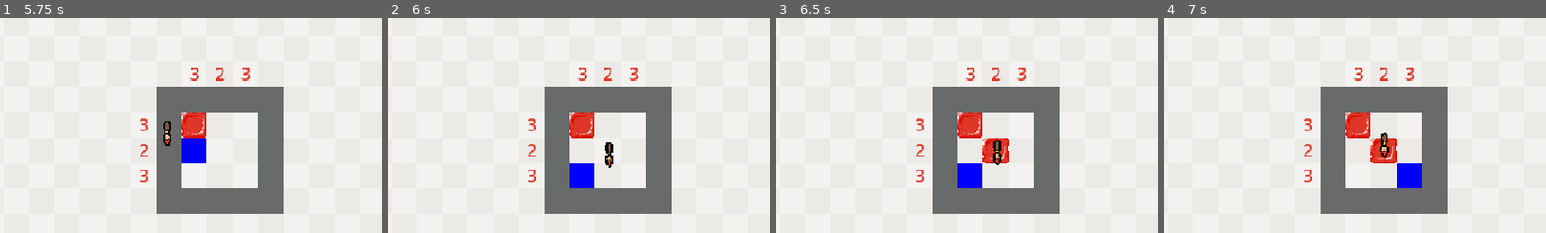
Above: before the commit, frames 1-4 (left to right).
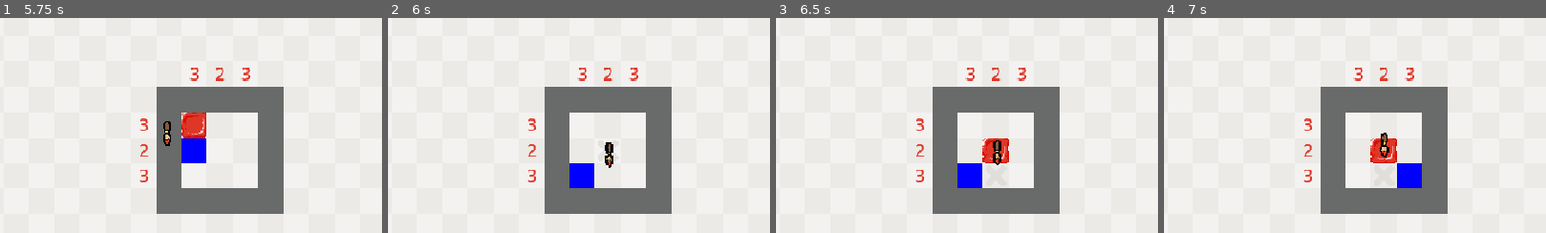
Above: after the commit, the same moments.

Repository: btoosey/Godot-Wild-Jam-99
Game: Godot game, scene res://scenes/levels/level002.tscn
The game is run twice, just before and just after one commit, with the same random seed, the same clock (stepped at 60 frames per second) and the same inputs. This scene is started directly instead of the project's main scene.
Inputs (mouse positions are % of the whole screen's width and height, from its top left):
- Up to frame 1 (5.75 s): click "Red" at 0.5 s; tap Enter at 1.25, 2.75 s; move the mouse to (72, 45) at 1.27 s; press the mouse at (72, 45) at 1.28 s; hold D (player_right) 1.28-2.03 s; tap Space (toggle_combine) at 2, 3.6 s; move the mouse to (30, 55) at 2.02 s; release the mouse at (30, 55) at 2.03 s; hold S (player_down) 2.03-2.78 s; right-click (30, 55) at 2.1 s; click (30, 55) at 2.3 s; move the mouse to (60, 28) at 2.77 s; press the mouse at (60, 28) at 2.78 s; hold D (player_right) 2.78-3.53 s; move the mouse to (45, 70) at 3.52 s; release the mouse at (45, 70) at 3.53 s; hold W (player_up) 3.53-4.28 s; click (45, 70) at 3.8 s; move the mouse to (80, 65) at 4.27 s; hold Q (undo) 4.28-5.03 s; hold A (player_left) from 4.28 s (still down); click (80, 65) at 4.55 s; move the mouse to (20, 35) at 5.02 s; click (20, 35) at 5.1 s
- Up to frame 2 (6 s): move the mouse to (55, 50) at 5.77 s; release A (player_left) at 5.78 s; hold S (player_down) from 5.78 s (still down); hold Right mouse button (erase) from 5.78 s (still down)
- Up to frame 3 (6.5 s): keep holding S (player_down); keep holding Right mouse button (erase); click (55, 50) at 6.05 s
- Up to frame 4 (7 s): tap Space (toggle_combine) at 6.5 s; move the mouse to (35, 25) at 6.52 s; release S (player_down) at 6.53 s; release Right mouse button (erase) at 6.53 s; hold D (player_right) from 6.53 s (still down); click (35, 25) at 6.6 s
The pictures show only the part of the screen within x 23-73%, y 20-70%; the shares and areas given below are measured in that part.

Frame 1 is identical in both runs. In frame 2, 0.8% of the frame differs, in the area x 47-54%, y 44-56%; in frame 3, 0.8%; in frame 4, 0.8%.
Error before the commit: Cannot call method 'erase_cell' on a null value. (res://scenes/paintbrush/paintbrush.gd:119)

Commit message:
ADD: blocker tilemap layers to all levels and blocker/wall hide on level complete

Diff:
--- a/scenes/levels/level002.tscn
+++ b/scenes/levels/level002.tscn
@@ -4,6 +4,7 @@
 [ext_resource type="Resource" uid="uid://bjicp235yatlp" path="res://data/levels/level002.tres" id="2_e0pkd"]
 [ext_resource type="Texture2D" uid="uid://dvabdun4d0cbo" path="res://assets/tilemaps/ground/ground.png" id="3_4xfq3"]
 [ext_resource type="Texture2D" uid="uid://cxj6v60nvfgg8" path="res://assets/tilemaps/walls/wall.png" id="4_x3nl6"]
+[ext_resource type="Texture2D" uid="uid://ia1n0hv4cwsd" path="res://assets/tilemaps/blocker/blocker.png" id="4_x81d1"]
 [ext_resource type="Texture2D" uid="uid://ckdspsqjtskfp" path="res://assets/tilemaps/paint/paint.png" id="5_oq0li"]
 [ext_resource type="PackedScene" uid="uid://clr7o1uy75b3p" path="res://scenes/player/player.tscn" id="6_qy45g"]
 [ext_resource type="PackedScene" uid="uid://bmi7nf3kdb3f7" path="res://scenes/paintbrush/paintbrush.tscn" id="7_3mb62"]
@@ -23,6 +24,15 @@
 tile_size = Vector2i(32, 32)
 sources/0 = SubResource("TileSetAtlasSource_yyfjg")
 
+[sub_resource type="TileSetAtlasSource" id="TileSetAtlasSource_4xfq3"]
+texture = ExtResource("4_x81d1")
+texture_region_size = Vector2i(32, 32)
+0:0/0 = 0
+
+[sub_resource type="TileSet" id="TileSet_x3nl6"]
+tile_size = Vector2i(32, 32)
+sources/0 = SubResource("TileSetAtlasSource_4xfq3")
+
 [sub_resource type="TileSetAtlasSource" id="TileSetAtlasSource_a8run"]
 texture = ExtResource("4_x3nl6")
 texture_region_size = Vector2i(32, 32)
@@ -59,6 +69,10 @@
 [node name="Ground" type="TileMapLayer" parent="Tilemaps" unique_id=1074902437]
 tile_map_data = PackedByteArray("AAAAAAAAAAABAAAAAAAAAAEAAAAAAAAAAAAAAAIAAAABAAAAAAAAAAMAAAAAAAAAAAAAAAQAAAABAAAAAAAAAA …(8848 unchanged characters)…
 tile_set = SubResource("TileSet_ow5a4")
+metadata/_edit_lock_ = true
+
+[node name="Blockers" type="TileMapLayer" parent="Tilemaps" unique_id=1637114446]
+tile_set = SubResource("TileSet_x3nl6")
 metadata/_edit_lock_ = true
 
 [node name="Walls" type="TileMapLayer" parent="Tilemaps" unique_id=1072392950]
--- a/scenes/levels/level003.tscn
+++ b/scenes/levels/level003.tscn
@@ -4,6 +4,7 @@
 [ext_resource type="Resource" uid="uid://dhv7dxwcuvwh1" path="res://data/levels/level003.tres" id="2_1ha5l"]
 [ext_resource type="Texture2D" uid="uid://dvabdun4d0cbo" path="res://assets/tilemaps/ground/ground.png" id="3_sqgx2"]
 [ext_resource type="Texture2D" uid="uid://cxj6v60nvfgg8" path="res://assets/tilemaps/walls/wall.png" id="4_hd6ip"]
+[ext_resource type="Texture2D" uid="uid://ia1n0hv4cwsd" path="res://assets/tilemaps/blocker/blocker.png" id="4_opanh"]
 [ext_resource type="Texture2D" uid="uid://ckdspsqjtskfp" path="res://assets/tilemaps/paint/paint.png" id="5_4ctfk"]
 [ext_resource type="PackedScene" uid="uid://clr7o1uy75b3p" path="res://scenes/player/player.tscn" id="6_qxmv7"]
 [ext_resource type="PackedScene" uid="uid://bmi7nf3kdb3f7" path="res://scenes/paintbrush/paintbrush.tscn" id="7_uqrdl"]
@@ -23,6 +24,15 @@
 tile_size = Vector2i(32, 32)
 sources/0 = SubResource("TileSetAtlasSource_yyfjg")
 
+[sub_resource type="TileSetAtlasSource" id="TileSetAtlasSource_sqgx2"]
+texture = ExtResource("4_opanh")
+texture_region_size = Vector2i(32, 32)
+0:0/0 = 0
+
+[sub_resource type="TileSet" id="TileSet_hd6ip"]
+tile_size = Vector2i(32, 32)
+sources/0 = SubResource("TileSetAtlasSource_sqgx2")
+
 [sub_resource type="TileSetAtlasSource" id="TileSetAtlasSource_a8run"]
 texture = ExtResource("4_hd6ip")
 texture_region_size = Vector2i(32, 32)
@@ -59,6 +69,10 @@
 [node name="Ground" type="TileMapLayer" parent="Tilemaps" unique_id=1074902437]
 tile_map_data = PackedByteArray("AAAAAAAAAAABAAAAAAAAAAEAAAAAAAAAAAAAAAIAAAABAAAAAAAAAAMAAAAAAAAAAAAAAAQAAAABAAAAAAAAAA …(8848 unchanged characters)…
 tile_set = SubResource("TileSet_ow5a4")
+metadata/_edit_lock_ = true
+
+[node name="Blockers" type="TileMapLayer" parent="Tilemaps" unique_id=572462271]
+tile_set = SubResource("TileSet_hd6ip")
 metadata/_edit_lock_ = true
 
 [node name="Walls" type="TileMapLayer" parent="Tilemaps" unique_id=1072392950]
--- a/scenes/levels/level004.tscn
+++ b/scenes/levels/level004.tscn
@@ -3,6 +3,7 @@
 [ext_resource type="Script" uid="uid://bgyuep0tnh5o8" path="res://scenes/levels/level.gd" id="1_h83mm"]
 [ext_resource type="Resource" uid="uid://c6a6hd3qjfkdy" path="res://data/levels/level004.tres" id="2_h83mm"]
 [ext_resource type="Texture2D" uid="uid://dvabdun4d0cbo" path="res://assets/tilemaps/ground/ground.png" id="3_0niyo"]
+[ext_resource type="Texture2D" uid="uid://ia1n0hv4cwsd" path="res://assets/tilemaps/blocker/blocker.png" id="4_2glwh"]
 [ext_resource type="Texture2D" uid="uid://cxj6v60nvfgg8" path="res://assets/tilemaps/walls/wall.png" id="4_xxj0r"]
 [ext_resource type="Texture2D" uid="uid://ckdspsqjtskfp" path="res://assets/tilemaps/paint/paint.png" id="5_p2l2p"]
 [ext_resource type="PackedScene" uid="uid://clr7o1uy75b3p" path="res://scenes/player/player.tscn" id="6_pxper"]
@@ -23,6 +24,15 @@
 tile_size = Vector2i(32, 32)
 sources/0 = SubResource("TileSetAtlasSource_yyfjg")
 
+[sub_resource type="TileSetAtlasSource" id="TileSetAtlasSource_0niyo"]
+texture = ExtResource("4_2glwh")
+texture_region_size = Vector2i(32, 32)
+0:0/0 = 0
+
+[sub_resource type="TileSet" id="TileSet_xxj0r"]
+tile_size = Vector2i(32, 32)
+sources/0 = SubResource("TileSetAtlasSource_0niyo")
+
 [sub_resource type="TileSetAtlasSource" id="TileSetAtlasSource_a8run"]
 texture = ExtResource("4_xxj0r")
 texture_region_size = Vector2i(32, 32)
@@ -59,6 +69,10 @@
 [node name="Ground" type="TileMapLayer" parent="Tilemaps" unique_id=1074902437]
 tile_map_data = PackedByteArray("AAAAAAAAAAABAAAAAAAAAAEAAAAAAAAAAAAAAAIAAAABAAAAAAAAAAMAAAAAAAAAAAAAAAQAAAABAAAAAAAAAA …(8848 unchanged characters)…
 tile_set = SubResource("TileSet_ow5a4")
+metadata/_edit_lock_ = true
+
+[node name="Blockers" type="TileMapLayer" parent="Tilemaps" unique_id=1589020418]
+tile_set = SubResource("TileSet_xxj0r")
 metadata/_edit_lock_ = true
 
 [node name="Walls" type="TileMapLayer" parent="Tilemaps" unique_id=1072392950]
--- a/scenes/levels/level005.tscn
+++ b/scenes/levels/level005.tscn
@@ -3,6 +3,7 @@
 [ext_resource type="Script" uid="uid://bgyuep0tnh5o8" path="res://scenes/levels/level.gd" id="1_y32t1"]
 [ext_resource type="Resource" uid="uid://dt3nr0mixhly4" path="res://data/levels/level005.tres" id="2_y32t1"]
 [ext_resource type="Texture2D" uid="uid://dvabdun4d0cbo" path="res://assets/tilemaps/ground/ground.png" id="3_03xhy"]
+[ext_resource type="Texture2D" uid="uid://ia1n0hv4cwsd" path="res://assets/tilemaps/blocker/blocker.png" id="4_27kgl"]
 [ext_resource type="Texture2D" uid="uid://cxj6v60nvfgg8" path="res://assets/tilemaps/walls/wall.png" id="4_advsk"]
 [ext_resource type="Texture2D" uid="uid://ckdspsqjtskfp" path="res://assets/tilemaps/paint/paint.png" id="5_503tg"]
 [ext_resource type="PackedScene" uid="uid://clr7o1uy75b3p" path="res://scenes/player/player.tscn" id="6_7upbr"]
@@ -23,6 +24,15 @@
 tile_size = Vector2i(32, 32)
 sources/0 = SubResource("TileSetAtlasSource_yyfjg")
 
+[sub_resource type="TileSetAtlasSource" id="TileSetAtlasSource_03xhy"]
+texture = ExtResource("4_27kgl")
+texture_region_size = Vector2i(32, 32)
+0:0/0 = 0
+
+[sub_resource type="TileSet" id="TileSet_advsk"]
+tile_size = Vector2i(32, 32)
+sources/0 = SubResource("TileSetAtlasSource_03xhy")
+
 [sub_resource type="TileSetAtlasSource" id="TileSetAtlasSource_a8run"]
 texture = ExtResource("4_advsk")
 texture_region_size = Vector2i(32, 32)
@@ -59,6 +69,10 @@
 [node name="Ground" type="TileMapLayer" parent="Tilemaps" unique_id=1074902437]
 tile_map_data = PackedByteArray("AAAAAAAAAAABAAAAAAAAAAEAAAAAAAAAAAAAAAIAAAABAAAAAAAAAAMAAAAAAAAAAAAAAAQAAAABAAAAAAAAAA …(8848 unchanged characters)…
 tile_set = SubResource("TileSet_ow5a4")
+metadata/_edit_lock_ = true
+
+[node name="Blockers" type="TileMapLayer" parent="Tilemaps" unique_id=557810519]
+tile_set = SubResource("TileSet_advsk")
 metadata/_edit_lock_ = true
 
 [node name="Walls" type="TileMapLayer" parent="Tilemaps" unique_id=1072392950]
--- a/scenes/levels/level006.tscn
+++ b/scenes/levels/level006.tscn
@@ -4,6 +4,7 @@
 [ext_resource type="Resource" uid="uid://m828vvx8td7a" path="res://data/levels/level006.tres" id="2_xnae5"]
 [ext_resource type="Texture2D" uid="uid://dvabdun4d0cbo" path="res://assets/tilemaps/ground/ground.png" id="3_8oset"]
 [ext_resource type="Texture2D" uid="uid://cxj6v60nvfgg8" path="res://assets/tilemaps/walls/wall.png" id="4_dmd53"]
+[ext_resource type="Texture2D" uid="uid://ia1n0hv4cwsd" path="res://assets/tilemaps/blocker/blocker.png" id="4_o08s4"]
 [ext_resource type="Texture2D" uid="uid://ckdspsqjtskfp" path="res://assets/tilemaps/paint/paint.png" id="5_m8g3g"]
 [ext_resource type="PackedScene" uid="uid://clr7o1uy75b3p" path="res://scenes/player/player.tscn" id="6_a84wa"]
 [ext_resource type="PackedScene" uid="uid://bmi7nf3kdb3f7" path="res://scenes/paintbrush/paintbrush.tscn" id="7_nt18h"]
@@ -23,6 +24,15 @@
 tile_size = Vector2i(32, 32)
 sources/0 = SubResource("TileSetAtlasSource_yyfjg")
 
+[sub_resource type="TileSetAtlasSource" id="TileSetAtlasSource_8oset"]
+texture = ExtResource("4_o08s4")
+texture_region_size = Vector2i(32, 32)
+0:0/0 = 0
+
+[sub_resource type="TileSet" id="TileSet_dmd53"]
+tile_size = Vector2i(32, 32)
+sources/0 = SubResource("TileSetAtlasSource_8oset")
+
 [sub_resource type="TileSetAtlasSource" id="TileSetAtlasSource_a8run"]
 texture = ExtResource("4_dmd53")
 texture_region_size = Vector2i(32, 32)
@@ -59,6 +69,10 @@
 [node name="Ground" type="TileMapLayer" parent="Tilemaps" unique_id=1074902437]
 tile_map_data = PackedByteArray("AAAAAAAAAAABAAAAAAAAAAEAAAAAAAAAAAAAAAIAAAABAAAAAAAAAAMAAAAAAAAAAAAAAAQAAAABAAAAAAAAAA …(8848 unchanged characters)…
 tile_set = SubResource("TileSet_ow5a4")
+metadata/_edit_lock_ = true
+
+[node name="Blockers" type="TileMapLayer" parent="Tilemaps" unique_id=2068346880]
+tile_set = SubResource("TileSet_dmd53")
 metadata/_edit_lock_ = true
 
 [node name="Walls" type="TileMapLayer" parent="Tilemaps" unique_id=1072392950]
--- a/scenes/levels/level007.tscn
+++ b/scenes/levels/level007.tscn
@@ -4,6 +4,7 @@
 [ext_resource type="Resource" uid="uid://28jqvyorlfdt" path="res://data/levels/level007.tres" id="2_1r7hx"]
 [ext_resource type="Texture2D" uid="uid://dvabdun4d0cbo" path="res://assets/tilemaps/ground/ground.png" id="3_040m1"]
 [ext_resource type="Texture2D" uid="uid://cxj6v60nvfgg8" path="res://assets/tilemaps/walls/wall.png" id="4_el6m3"]
+[ext_resource type="Texture2D" uid="uid://ia1n0hv4cwsd" path="res://assets/tilemaps/blocker/blocker.png" id="4_o0nl4"]
 [ext_resource type="Texture2D" uid="uid://ckdspsqjtskfp" path="res://assets/tilemaps/paint/paint.png" id="5_5opdo"]
 [ext_resource type="PackedScene" uid="uid://clr7o1uy75b3p" path="res://scenes/player/player.tscn" id="6_mfyxe"]
 [ext_resource type="PackedScene" uid="uid://bmi7nf3kdb3f7" path="res://scenes/paintbrush/paintbrush.tscn" id="7_w01ab"]
@@ -23,6 +24,15 @@
 tile_size = Vector2i(32, 32)
 sources/0 = SubResource("TileSetAtlasSource_yyfjg")
 
+[sub_resource type="TileSetAtlasSource" id="TileSetAtlasSource_040m1"]
+texture = ExtResource("4_o0nl4")
+texture_region_size = Vector2i(32, 32)
+0:0/0 = 0
+
+[sub_resource type="TileSet" id="TileSet_el6m3"]
+tile_size = Vector2i(32, 32)
+sources/0 = SubResource("TileSetAtlasSource_040m1")
+
 [sub_resource type="TileSetAtlasSource" id="TileSetAtlasSource_a8run"]
 texture = ExtResource("4_el6m3")
 texture_region_size = Vector2i(32, 32)
@@ -59,6 +69,10 @@
 [node name="Ground" type="TileMapLayer" parent="Tilemaps" unique_id=1074902437]
 tile_map_data = PackedByteArray("AAAAAAAAAAABAAAAAAAAAAEAAAAAAAAAAAAAAAIAAAABAAAAAAAAAAMAAAAAAAAAAAAAAAQAAAABAAAAAAAAAA …(8848 unchanged characters)…
 tile_set = SubResource("TileSet_ow5a4")
+metadata/_edit_lock_ = true
+
+[node name="Blockers" type="TileMapLayer" parent="Tilemaps" unique_id=778712409]
+tile_set = SubResource("TileSet_el6m3")
 metadata/_edit_lock_ = true
 
 [node name="Walls" type="TileMapLayer" parent="Tilemaps" unique_id=1072392950]
--- a/scenes/levels/level008.tscn
+++ b/scenes/levels/level008.tscn
@@ -4,6 +4,7 @@
 [ext_resource type="Resource" uid="uid://di7v64e8x1fdn" path="res://data/levels/level008.tres" id="2_pfvdv"]
 [ext_resource type="Texture2D" uid="uid://dvabdun4d0cbo" path="res://assets/tilemaps/ground/ground.png" id="3_kb6fm"]
 [ext_resource type="Texture2D" uid="uid://cxj6v60nvfgg8" path="res://assets/tilemaps/walls/wall.png" id="4_3756w"]
+[ext_resource type="Texture2D" uid="uid://ia1n0hv4cwsd" path="res://assets/tilemaps/blocker/blocker.png" id="4_fc6i0"]
 [ext_resource type="Texture2D" uid="uid://ckdspsqjtskfp" path="res://assets/tilemaps/paint/paint.png" id="5_m4bny"]
 [ext_resource type="PackedScene" uid="uid://clr7o1uy75b3p" path="res://scenes/player/player.tscn" id="6_8vk8n"]
 [ext_resource type="PackedScene" uid="uid://bmi7nf3kdb3f7" path="res://scenes/paintbrush/paintbrush.tscn" id="7_um0hc"]
@@ -23,6 +24,15 @@
 tile_size = Vector2i(32, 32)
 sources/0 = SubResource("TileSetAtlasSource_yyfjg")
 
+[sub_resource type="TileSetAtlasSource" id="TileSetAtlasSource_kb6fm"]
+texture = ExtResource("4_fc6i0")
+texture_region_size = Vector2i(32, 32)
+0:0/0 = 0
+
+[sub_resource type="TileSet" id="TileSet_3756w"]
+tile_size = Vector2i(32, 32)
+sources/0 = SubResource("TileSetAtlasSource_kb6fm")
+
 [sub_resource type="TileSetAtlasSource" id="TileSetAtlasSource_a8run"]
 texture = ExtResource("4_3756w")
 texture_region_size = Vector2i(32, 32)
@@ -59,6 +69,10 @@
 [node name="Ground" type="TileMapLayer" parent="Tilemaps" unique_id=1074902437]
 tile_map_data = PackedByteArray("AAAAAAAAAAABAAAAAAAAAAEAAAAAAAAAAAAAAAIAAAABAAAAAAAAAAMAAAAAAAAAAAAAAAQAAAABAAAAAAAAAA …(8848 unchanged characters)…
 tile_set = SubResource("TileSet_ow5a4")
+metadata/_edit_lock_ = true
+
+[node name="Blockers" type="TileMapLayer" parent="Tilemaps" unique_id=1187450328]
+tile_set = SubResource("TileSet_3756w")
 metadata/_edit_lock_ = true
 
 [node name="Walls" type="TileMapLayer" parent="Tilemaps" unique_id=1072392950]
--- a/scenes/levels/level009.tscn
+++ b/scenes/levels/level009.tscn
@@ -3,6 +3,7 @@
 [ext_resource type="Script" uid="uid://bgyuep0tnh5o8" path="res://scenes/levels/level.gd" id="1_6yuf2"]
 [ext_resource type="Resource" uid="uid://uq24tem1c4og" path="res://data/levels/level009.tres" id="2_6yuf2"]
 [ext_resource type="Texture2D" uid="uid://dvabdun4d0cbo" path="res://assets/tilemaps/ground/ground.png" id="3_gpv0o"]
+[ext_resource type="Texture2D" uid="uid://ia1n0hv4cwsd" path="res://assets/tilemaps/blocker/blocker.png" id="4_ik1hk"]
 [ext_resource type="Texture2D" uid="uid://cxj6v60nvfgg8" path="res://assets/tilemaps/walls/wall.png" id="4_klcs7"]
 [ext_resource type="Texture2D" uid="uid://ckdspsqjtskfp" path="res://assets/tilemaps/paint/paint.png" id="5_6mpy6"]
 [ext_resource type="PackedScene" uid="uid://clr7o1uy75b3p" path="res://scenes/player/player.tscn" id="6_st4d5"]
@@ -23,6 +24,15 @@
 tile_size = Vector2i(32, 32)
 sources/0 = SubResource("TileSetAtlasSource_yyfjg")
 
+[sub_resource type="TileSetAtlasSource" id="TileSetAtlasSource_gpv0o"]
+texture = ExtResource("4_ik1hk")
+texture_region_size = Vector2i(32, 32)
+0:0/0 = 0
+
+[sub_resource type="TileSet" id="TileSet_klcs7"]
+tile_size = Vector2i(32, 32)
+sources/0 = SubResource("TileSetAtlasSource_gpv0o")
+
 [sub_resource type="TileSetAtlasSource" id="TileSetAtlasSource_a8run"]
 texture = ExtResource("4_klcs7")
 texture_region_size = Vector2i(32, 32)
@@ -59,6 +69,10 @@
 [node name="Ground" type="TileMapLayer" parent="Tilemaps" unique_id=1074902437]
 tile_map_data = PackedByteArray("AAAAAAAAAAABAAAAAAAAAAEAAAAAAAAAAAAAAAIAAAABAAAAAAAAAAMAAAAAAAAAAAAAAAQAAAABAAAAAAAAAA …(8848 unchanged characters)…
 tile_set = SubResource("TileSet_ow5a4")
+metadata/_edit_lock_ = true
+
+[node name="Blockers" type="TileMapLayer" parent="Tilemaps" unique_id=704698231]
+tile_set = SubResource("TileSet_klcs7")
 metadata/_edit_lock_ = true
 
 [node name="Walls" type="TileMapLayer" parent="Tilemaps" unique_id=1072392950]
--- a/scenes/levels/level010.tscn
+++ b/scenes/levels/level010.tscn
@@ -4,6 +4,7 @@
 [ext_resource type="Resource" uid="uid://c3xqy4h1obrhd" path="res://data/levels/level010.tres" id="2_dd5h8"]
 [ext_resource type="Texture2D" uid="uid://dvabdun4d0cbo" path="res://assets/tilemaps/ground/ground.png" id="3_erb52"]
 [ext_resource type="Texture2D" uid="uid://cxj6v60nvfgg8" path="res://assets/tilemaps/walls/wall.png" id="4_f8olh"]
+[ext_resource type="Texture2D" uid="uid://ia1n0hv4cwsd" path="res://assets/tilemaps/blocker/blocker.png" id="4_ryhwb"]
 [ext_resource type="Texture2D" uid="uid://ckdspsqjtskfp" path="res://assets/tilemaps/paint/paint.png" id="5_o7oni"]
 [ext_resource type="PackedScene" uid="uid://clr7o1uy75b3p" path="res://scenes/player/player.tscn" id="6_0ss6w"]
 [ext_resource type="PackedScene" uid="uid://bmi7nf3kdb3f7" path="res://scenes/paintbrush/paintbrush.tscn" id="7_jdk6g"]
@@ -22,6 +23,15 @@
 [sub_resource type="TileSet" id="TileSet_ow5a4"]
 tile_size = Vector2i(32, 32)
 sources/0 = SubResource("TileSetAtlasSource_yyfjg")
+
+[sub_resource type="TileSetAtlasSource" id="TileSetAtlasSource_erb52"]
+texture = ExtResource("4_ryhwb")
+texture_region_size = Vector2i(32, 32)
+0:0/0 = 0
+
+[sub_resource type="TileSet" id="TileSet_f8olh"]
+tile_size = Vector2i(32, 32)
+sources/0 = SubResource("TileSetAtlasSource_erb52")
 
 [sub_resource type="TileSetAtlasSource" id="TileSetAtlasSource_a8run"]
 texture = ExtResource("4_f8olh")
@@ -59,6 +69,10 @@
 [node name="Ground" type="TileMapLayer" parent="Tilemaps" unique_id=1074902437]
 tile_map_data = PackedByteArray("AAAAAAAAAAABAAAAAAAAAAEAAAAAAAAAAAAAAAIAAAABAAAAAAAAAAMAAAAAAAAAAAAAAAQAAAABAAAAAAAAAA …(8848 unchanged characters)…
 tile_set = SubResource("TileSet_ow5a4")
+metadata/_edit_lock_ = true
+
+[node name="Blockers" type="TileMapLayer" parent="Tilemaps" unique_id=1347085176]
+tile_set = SubResource("TileSet_f8olh")
 metadata/_edit_lock_ = true
 
 [node name="Walls" type="TileMapLayer" parent="Tilemaps" unique_id=1072392950]
--- a/scripts/ui/game_ui/level_victory_menu/level_victory_ui.gd
+++ b/scripts/ui/game_ui/level_victory_menu/level_victory_ui.gd
@@ -3,6 +3,8 @@
 signal level_select_button_pressed
 signal next_level_button_pressed
 
+@onready var blockers: TileMapLayer = $"../Tilemaps/Blockers"
+@onready var walls: TileMapLayer = $"../Tilemaps/Walls"
 @onready var level_ui: CanvasLayer = $"../LevelUI"
 @onready var paintbrush: Paintbrush = $"../Paintbrush"
 @onready var buttons: VBoxContainer = $Buttons
@@ -21,6 +23,9 @@
 		level_ui.hide()
 		buttons.show()
 		clue_container.hide_clues()
+		blockers.hide()
+		var tween := create_tween()
+		tween.tween_property(walls, "modulate:a", 0.0, 1)
 
 
 func _on_level_select_button_pressed() -> void:
